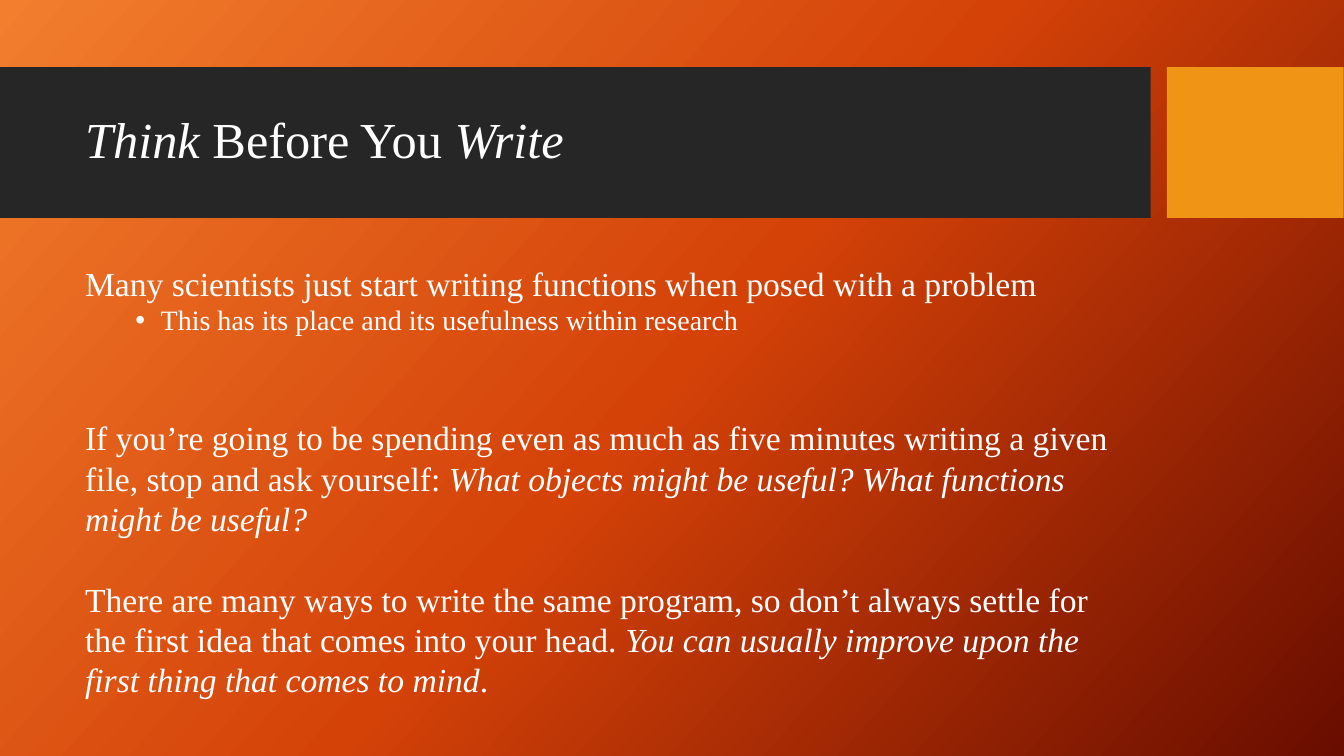
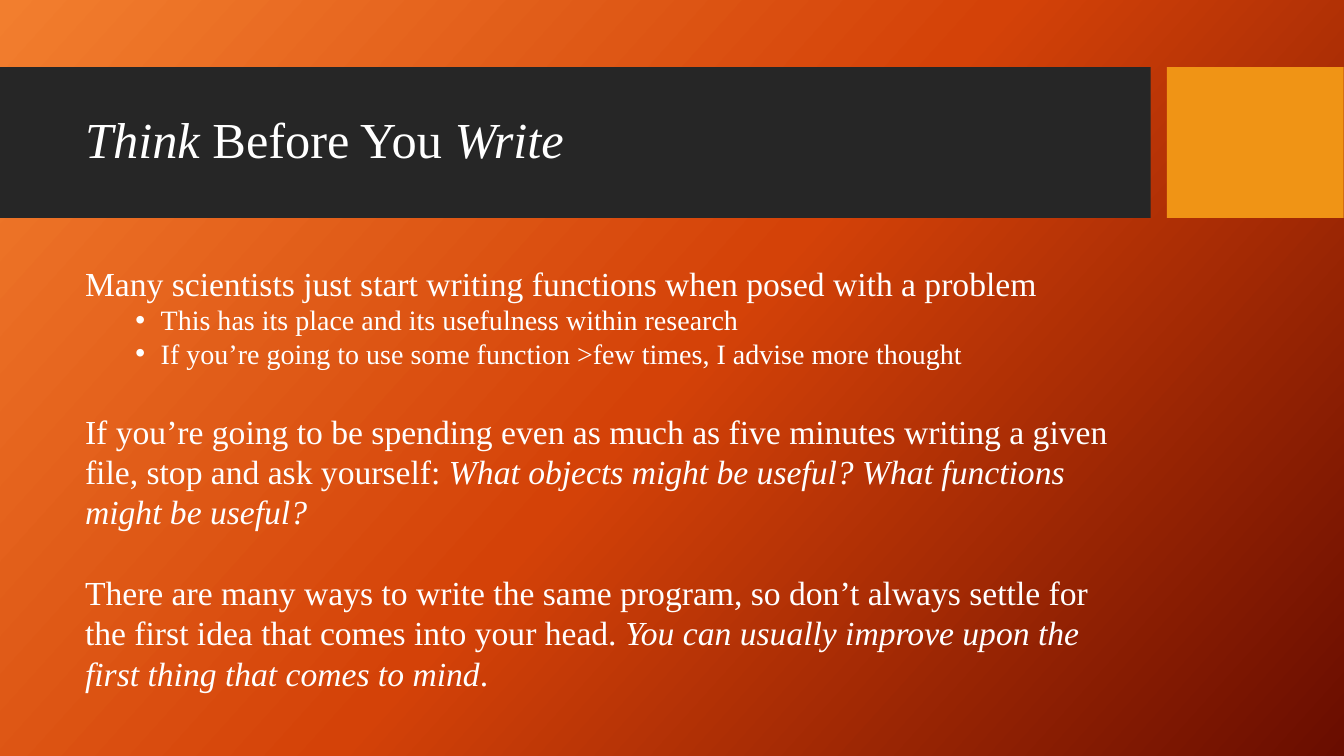
Before and after one commit to giganano/PythonBootcamp, a slide deck: slide 8 of slides/basicSE.pptx. Drawn at 1344x756 pixels with LibreOffice and Linux fonts; fonts in the diff are those of the drawing; background and template pictures are left out. Boxes give left, top, right and bottom in pixels: in the first picture for what was removed or moved away, otherwise in the second. Text is boxed around its words. In the diff, an @@ line names an element or a change of style, - is before the commit and + after.

```diff
--- a/slides/basicSE.pptx
+++ b/slides/basicSE.pptx
@@ text at bbox=[161, 344, 962, 370]: paragraph added @@
+  • If you’re going to use some function >few times, I advise more thought
```
Also in this commit, not shown: 5 other slides changed, 1 slide added, 17 other files.
